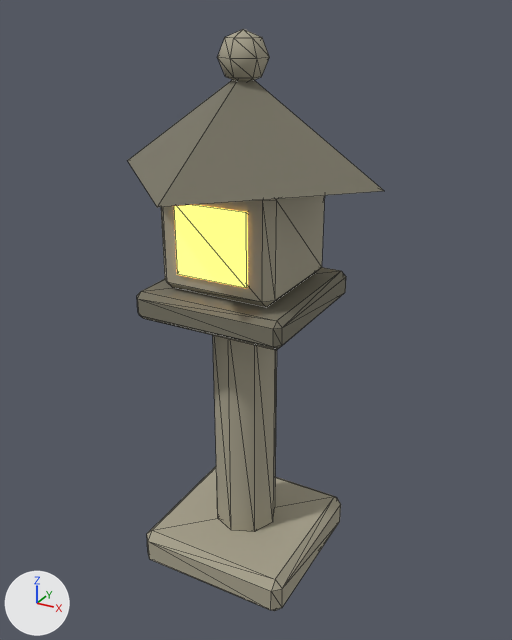
One commit to the glTF model assets/models/env/lantern_stone.glb: the scene before it, then after it.
Rendered twice from a 50 mm camera at (1.152, -2.015, 2.017) aimed at (0.03, 0.025, 0.997). Every picture has the same lights, and +X, +Y and +Z are marked at lower left. The picture after the commit comes second. Mesh edges are drawn as thin lines. Objects named as collision shapes, trigger or cutter boxes, shadow casters or lower levels of detail are left out. Vertices at exactly the same position are counted once.

In view in the first picture: 'LanternStone'.
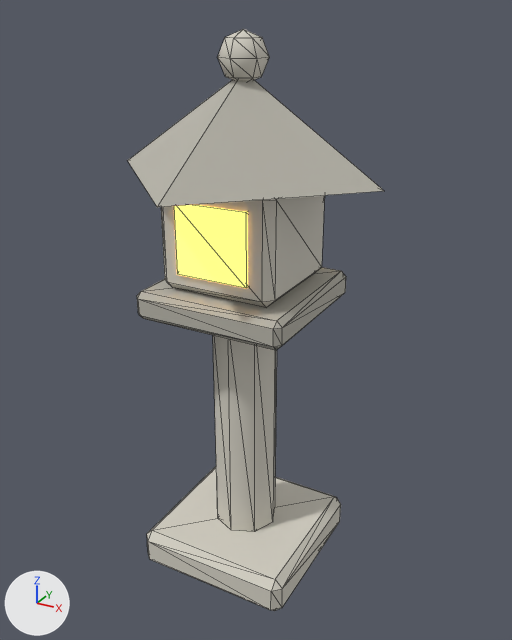
Boxes (x1, y1, x2, y2) around the edits, measured in the pictures (512 x 640 px):
```json
{"part": 1, "of": "me_lanternstone", "change": "recoloured", "before": [147, 29, 341, 611], "after": [147, 29, 341, 611], "on screen": "lighter"}
{"part": 2, "of": "me_lanternstone", "change": "recoloured", "before": [127, 79, 384, 350], "after": [127, 79, 384, 350], "on screen": "lighter"}
```

Edits to the scene script, one JSON object a line:
```json
{"op": "add", "block": "mat_vk_vcol", "code": ["mat_vk_vcol = bpy.data.materials.new('VK_vcol')", "mat_vk_vcol.use_nodes = True; mat_vk_vcol.node_tree.nodes.clear()", "_N = mat_vk_vcol.node_tree.nodes; _L = mat_vk_vcol.node_tree.links", "n0 = _N.new('ShaderNodeBsdfPrincipled'); n0.name = 'Principled BSDF'", "n0.inputs[2].default_value = 0.9  # 'Roughness'", "n1 = _N.new('ShaderNodeOutputMaterial'); n1.name = 'Material Output'", "n2 = _N.new('ShaderNodeVertexColor'); n2.name = 'Color Attribute'", "_L.new(n0.outputs[0], n1.inputs[0])  # 'BSDF' to 'Surface'", "_L.new(n2.outputs[0], n0.inputs[0])  # 'Color' to 'Base Color'"]}
{"block": "me_lanternstone", "where": "me_lanternstone.from_pydata(...)  # 121 vertices, 214 faces; spans x -0.48..0.48, y -0.48..0.48, z 0.0..1.96"}
{"block": "me_lanternstone", "where": "# used by ob_lanternstone; location = (0.0, 0.0, 0.0)"}
{"block": "me_lanternstone", "change": "me_lanternstone part 1: 152 faces spanning x -0.3..0.3, y -0.3..0.3, z 0.0..1.96 switch from mat_vk_stone (grey #a9a38e) to mat_vk_vcol"}
{"block": "me_lanternstone", "change": "me_lanternstone part 2: 50 faces spanning x -0.48..0.48, y -0.48..0.48, z 1.05..1.84 switch from mat_vk_stone_dark (dark yellow #7a7666) to mat_vk_vcol"}
```
